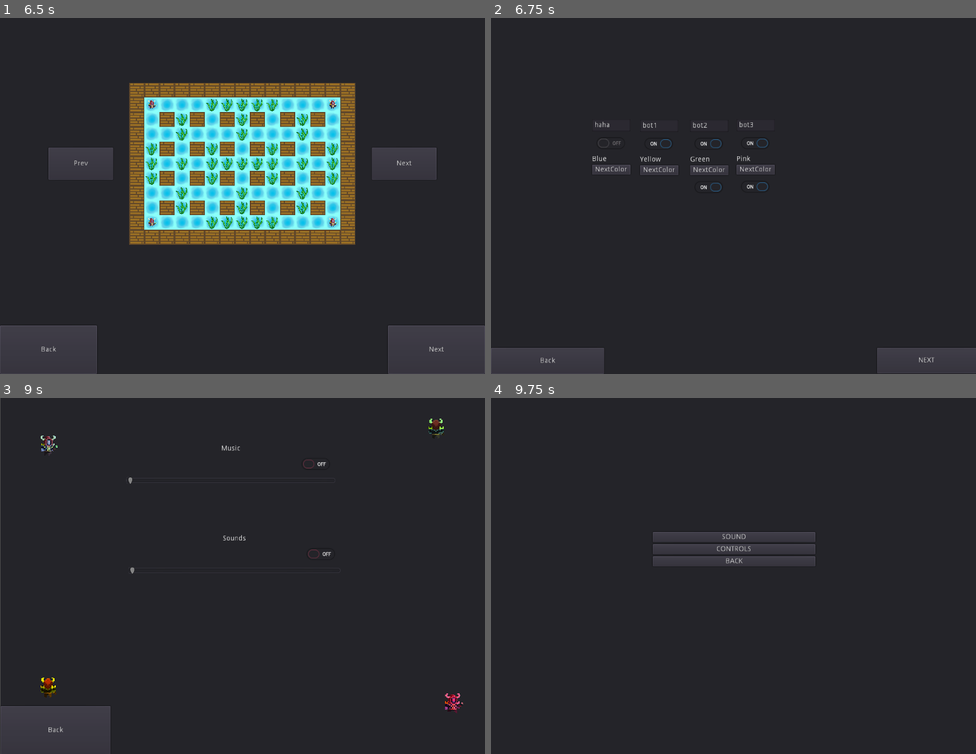
Above: before the commit, frames 1-4 (two rows, left to right).
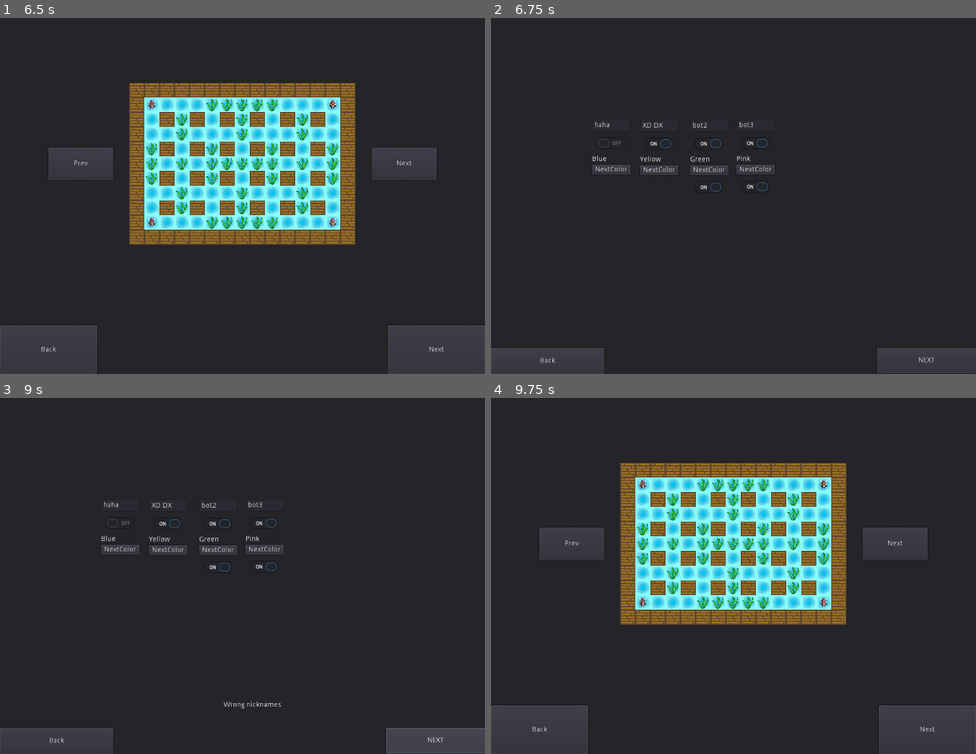
Above: after the commit, the same moments.

Repository: DominikWolek/bomber-game
Game: Godot game, scene res://GUI/Main Scene/MainMenuScene.tscn
Two runs of this game, one before a commit and one after it. Both use one fixed random seed, a clock stepped at 60 frames per second and the inputs below.
Inputs:
- Up to frame 1 (6.5 s): click "Back" at 0.5 s; click "HIGHSCORE" at 1.25 s; click "Back" at 2 s; click "RESET" at 2.75 s; click "BACK" at 3.5 s; click "START" at 4.25 s; click "Back" at 5 s; click "START" at 5.75 s
- Up to frame 2 (6.75 s): click "Next" at 6.5 s
- Up to frame 3 (9 s): click "Back" at 7.25 s; click "Next" at 8 s; click "NEXT" at 8.75 s
- Up to frame 4 (9.75 s): click "Back" at 9.5 s

Frame 1 is identical in both runs. In frame 2, less than 0.1% of the frame differs, in the area x 31-36%, y 29-31%; in frame 3, 4.6%; in frame 4, 26%, in the area x 0-100%, y 18-100%.

Commit message:
wrong nicknames error is shown now
when the nicknames are, indeed, wrong. fixed #36

Diff:
--- a/Bomberman/GUI/Character Selection/FirstStartScene.tscn
+++ b/Bomberman/GUI/Character Selection/FirstStartScene.tscn
@@ -220,6 +220,14 @@
 margin_bottom = 704.0
 text = "Back"
 script = SubResource( 5 )
+
+[node name="ErrorMessage" type="RichTextLabel" parent="Panel"]
+margin_left = 320.0
+margin_top = 600.0
+margin_right = 680.0
+margin_bottom = 660.0
+bbcode_enabled = true
+bbcode_text = "[center]"
 
 [connection signal="pressed" from="Panel/NextButton" to="Panel/NextButton" method="_on_NextButton_pressed"]
 [connection signal="text_entered" from="Panel/P1Settings/Name" to="Panel/P1Settings" method="_on_Name_text_entered"]
--- a/Bomberman/GUI/Character Selection/Panel.gd
+++ b/Bomberman/GUI/Character Selection/Panel.gd
@@ -20,6 +20,23 @@
 	if play.has_node("isPlaying"):
 		play.get_node("isPlaying").pressed = game_info[player]["is_playing"]
 
+#that function checks if the given name is correct
+#and by correct I mean that it's between 4-20
+#alphanumeric characters
+func name_correct(name):
+	var correct_name = RegEx.new()
+	correct_name.compile("([a-zA-Z0-9]){4,20}")
+	var res = correct_name.search(name)
+	return ((res != null) and (res.get_string() == name))
+
+#that function checks if all player names are apropriate
+func check_all_names():
+	for i in range (1, 5):
+		if(game_info["P" + str(i)]["is_playing"]):
+			if(!name_correct(game_info["P" + str(i)]["name"])):
+				return false
+	return true
+
 func set_bot(player,info):
 	get_node("/root/ConfigurationNode").change_and_commit(player,"is_bot",info)
 
--- a/Bomberman/GUI/Character Selection/StartingScript.gd
+++ b/Bomberman/GUI/Character Selection/StartingScript.gd
@@ -1,21 +1,13 @@
 extends Button
-
-# Declare member variables here. Examples:
-# var a = 2
-# var b = "text"
-
-# Called when the node enters the scene tree for the first time.
-func _ready():
-	pass # Replace with function body.
-
-# Called every frame. 'delta' is the elapsed time since the previous frame.
-#func _process(delta):
-#	pass
 
 
 func _on_NextButton_pressed():
-	var error = get_tree().change_scene( "res://Board/Board.tscn");
-	if error == OK:
-		pass
+	if(get_parent().check_all_names()):
+		var error = get_tree().change_scene( "res://Board/Board.tscn");
+		if error == OK:
+			pass
+		else:
+			print(error);
 	else:
-		print(error);
+		var message = "[center]Wrong nicknames"
+		get_parent().get_node("ErrorMessage").bbcode_text = message
--- a/Bomberman/GUI/Highscore/RichTextLabel.gd
+++ b/Bomberman/GUI/Highscore/RichTextLabel.gd
@@ -1,19 +1,11 @@
 extends RichTextLabel
 
-# Declare member variables here. Examples:
-# var a = 2
-# var b = "text"
 func reload():
 	text = ""
 	var scores = Highscore.get_list()
 	for i in scores:
 		add_text(i.nickname + " - " + str(i.score) )
 		newline()
-# Called when the node enters the scene tree for the first time.
+
 func _ready():
 	reload()
-
-
-# Called every frame. 'delta' is the elapsed time since the previous frame.
-#func _process(delta):
-#	pass
--- a/Bomberman/config.cfg
+++ b/Bomberman/config.cfg
@@ -7,7 +7,7 @@
 name="haha"
 right=68
 left=65
-up=87
+up=16777238
 down=83
 bomb=32
 color=2
@@ -16,7 +16,7 @@
 
 [P2]
 
-name="bot1"
+name="XD DX"
 right=32
 left=32
 up=83
